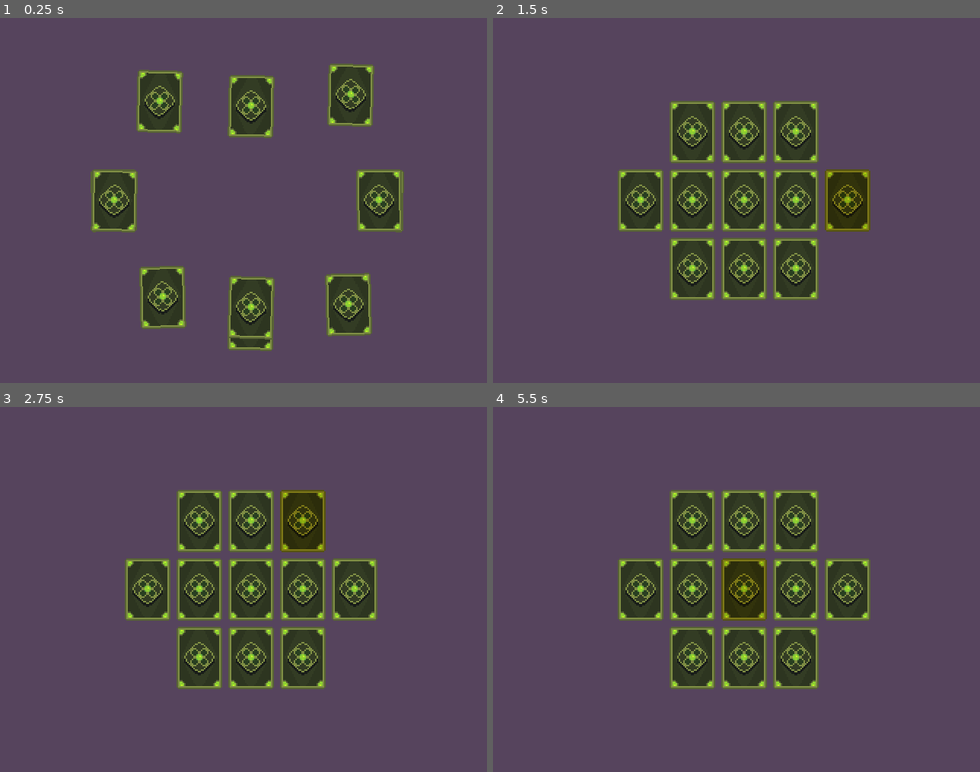
Above: before the commit, frames 1-4 (two rows, left to right).
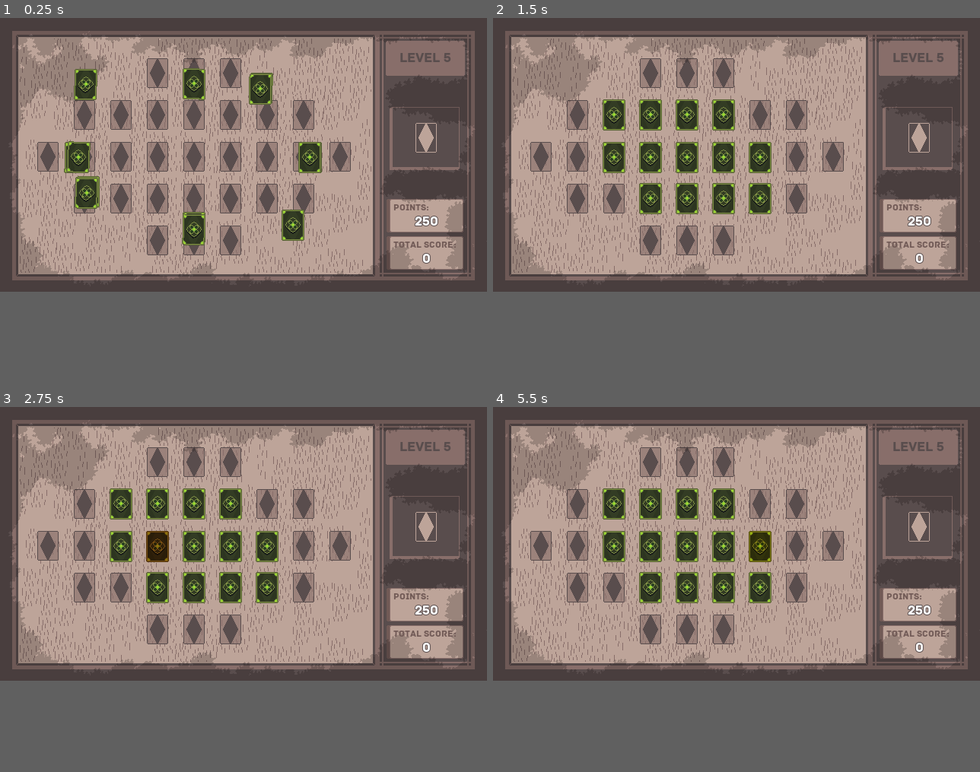
Above: after the commit, the same moments.

Repository: guilhermesgb/lonely-memory-game
Game: Godot game, scene res://Game.tscn
The game is run twice, just before and just after one commit, with the same random seed, the same clock (stepped at 60 frames per second) and the same inputs. Before the commit the project starts from res://Board.tscn.
Inputs (mouse positions are in pixels of both pictures, inside the frame that each line leads up to):
- Up to frame 1 (0.25 s): no input
- Up to frame 2 (1.5 s): move the mouse to (843, 182) at 0.52 s; click (843, 182) at 0.67 s; drag from (639, 218) to (712, 273) at 1.27 s
- Up to frame 3 (2.75 s): move the mouse to (292, 509) at 2.02 s; click (292, 509) at 2.17 s
- Up to frame 4 (5.5 s): tap Enter at 2.75, 5 s; drag from (712, 662) to (590, 534) at 2.77 s; move the mouse to (882, 644) at 3.52 s; click (882, 644) at 3.67 s; tap Space at 4.25 s; drag from (590, 534) to (663, 498) at 4.27 s; move the mouse to (760, 589) at 5.02 s; click (760, 589) at 5.17 s
In our replay, the window is 640x480 before the commit and 640x360 after it. These sizes can differ from the game's own. Grey fills any space a smaller window leaves; there, only what the larger window draws over its background counts as a difference.

The runs differ from the first frame. In frame 1, 68% of the frame differs, in the area x 0-100%, y 0-92%; in frame 2, 65%; in frame 3, 65%; in frame 4, 65%.

Commit message:
Add board background and initial HUD

Diff:
--- a/Board.gd
+++ b/Board.gd
@@ -19,7 +19,10 @@
 var cardSelectedForWin = null
 
 var earnablePoints = 0
-var earnedPeeks = 0
+
+var successiveNoPairRevealsCount = 0
+var earnedPeeksCount = 0
+
 var fullPassesCount = 0
 
 func _ready():
@@ -30,7 +33,10 @@
 	free_excess_cards()
 
 func calculate_earnable_points():
-	earnablePoints = 50 * CURRENT_LEVEL
+	earnablePoints = get_total_earnable_points()
+
+func get_total_earnable_points():
+	return 50 * CURRENT_LEVEL
 
 func occupy_excess_slots():
 	for slot in slots:
@@ -63,6 +69,7 @@
 	for card in cardsToSetup:
 		card.connect("select_for_reveal_updated", self, "_on_card_select_for_reveal_updated")
 		card.connect("select_for_win_updated", self, "_on_card_select_for_win_updated")
+		card.connect("tapped_while_blocked", self, "_on_card_tapped_while_blocked")
 		card.setup(self, rng)
 
 	cards = cardsToSetup
@@ -72,7 +79,7 @@
 	get_tree().reload_current_scene()
 
 func _draw():
-	draw_circle(Vector2.ZERO, 2000, Color("#56445d"))
+	draw_circle(Vector2.ZERO, 2000, Color("#493e3e"))
 
 func _on_slot_occupied():
 	occupiedSlotsCounter = occupiedSlotsCounter + 1
@@ -142,6 +149,8 @@
 			if not unblock_cards_for_selection():
 				win_with_remaining_card(remainingCards[0])
 
+	print("current state: charger=> " + String(successiveNoPairRevealsCount) + ", earned peeks=> " + String(earnedPeeksCount))
+
 func update_selected_cards_for_reveal(card, selected):
 	if selected:
 		cardsSelectedForReveal.append(card)
@@ -161,10 +170,19 @@
 	for card in selection:
 		card.set_revealed_as_pair()
 
+	successiveNoPairRevealsCount = 0
+
 func block_selected_cards(selection):
 	for card in selection:
 		card.set_blocked_for_selection()
 
+	successiveNoPairRevealsCount = successiveNoPairRevealsCount + 1
+
+	var existingPairsCount = (cards.size() - 1) / 2.0
+	if successiveNoPairRevealsCount == ceil(existingPairsCount / 2) and earnedPeeksCount < 3:
+		successiveNoPairRevealsCount = 0
+		earnedPeeksCount = earnedPeeksCount + 1
+
 func clear_selected_cards_for_reveal():
 	cardsSelectedForReveal.clear()
 
@@ -195,6 +213,7 @@
 			thereWereCardsToUnblock = true
 
 			fullPassesCount = fullPassesCount + 1
+			successiveNoPairRevealsCount = 0
 
 	return thereWereCardsToUnblock
 
@@ -211,13 +230,20 @@
 		elif selected and cards[cardIndex].is_selected_for_win():
 			cards[cardIndex].set_as_selectable(false)
 
+	print("x current state: charger=> " + String(successiveNoPairRevealsCount) + ", earned peeks=> " + String(earnedPeeksCount))
+
 func clear_selected_cards_for_win():
 	for card in cards:
 		if card.is_selected_for_win():
 			card.set_as_selectable(false)
 
 func punish_by_decreasing_earnable_points():
-	var totalEarnablePoints = 50 * CURRENT_LEVEL
+	var totalEarnablePoints = get_total_earnable_points()
 
 	earnablePoints = earnablePoints - (floor(totalEarnablePoints / cards.size()) * 2)
 	emit_signal("earnable_points_updated", earnablePoints)
+
+func _on_card_tapped_while_blocked(card):
+	if earnedPeeksCount > 0:
+		print("peeking at blocked card " + card.name)
+		earnedPeeksCount = earnedPeeksCount - 1
--- a/Board.tscn
+++ b/Board.tscn
@@ -1,217 +1,222 @@
-[gd_scene load_steps=4 format=2]
+[gd_scene load_steps=5 format=2]
 
 [ext_resource path="res://Card.tscn" type="PackedScene" id=1]
 [ext_resource path="res://Board.gd" type="Script" id=2]
 [ext_resource path="res://Slot.tscn" type="PackedScene" id=3]
+[ext_resource path="res://board.png" type="Texture" id=4]
 
 [node name="Board" type="Node2D"]
 script = ExtResource( 2 )
-CURRENT_LEVEL = 4
+CURRENT_LEVEL = 5
+
+[node name="Sprite" type="Sprite" parent="."]
+texture = ExtResource( 4 )
+centered = false
 
 [node name="Slot" parent="." instance=ExtResource( 3 )]
-position = Vector2( 164.908, 120.137 )
+position = Vector2( 254.84, 183.264 )
 MIN_LEVEL = 1
 
 [node name="Slot2" parent="." instance=ExtResource( 3 )]
-position = Vector2( 164.908, 165.137 )
+position = Vector2( 254.84, 237.264 )
 MIN_LEVEL = 1
 
 [node name="Slot3" parent="." instance=ExtResource( 3 )]
-position = Vector2( 164.908, 75.1367 )
+position = Vector2( 254.84, 127.264 )
 MIN_LEVEL = 1
 
 [node name="Slot4" parent="." instance=ExtResource( 3 )]
-position = Vector2( 130.908, 210.137 )
+position = Vector2( 206.84, 292.264 )
 MIN_LEVEL = 11
 
 [node name="Slot5" parent="." instance=ExtResource( 3 )]
-position = Vector2( 164.908, 210.137 )
+position = Vector2( 254.84, 292.264 )
 MIN_LEVEL = 7
 
 [node name="Slot6" parent="." instance=ExtResource( 3 )]
-position = Vector2( 164.908, 30.1367 )
+position = Vector2( 254.84, 72.2637 )
 MIN_LEVEL = 7
 
 [node name="Slot7" parent="." instance=ExtResource( 3 )]
-position = Vector2( 130.908, 75.1367 )
+position = Vector2( 206.84, 127.264 )
 MIN_LEVEL = 3
 
 [node name="Slot8" parent="." instance=ExtResource( 3 )]
-position = Vector2( 130.908, 120.137 )
+position = Vector2( 206.84, 183.264 )
 MIN_LEVEL = 1
 
 [node name="Slot9" parent="." instance=ExtResource( 3 )]
-position = Vector2( 232.908, 165.137 )
+position = Vector2( 350.84, 237.264 )
 MIN_LEVEL = 5
 
 [node name="Slot10" parent="." instance=ExtResource( 3 )]
-position = Vector2( 198.908, 165.137 )
+position = Vector2( 302.84, 237.264 )
 MIN_LEVEL = 3
 
 [node name="Slot11" parent="." instance=ExtResource( 3 )]
-position = Vector2( 62.908, 120.137 )
+position = Vector2( 110.84, 183.264 )
 MIN_LEVEL = 8
 
 [node name="Slot12" parent="." instance=ExtResource( 3 )]
-position = Vector2( 266.68, 165.137 )
+position = Vector2( 398.612, 237.264 )
 MIN_LEVEL = 9
 
 [node name="Slot13" parent="." instance=ExtResource( 3 )]
-position = Vector2( 28.908, 120.137 )
+position = Vector2( 62.84, 183.264 )
 MIN_LEVEL = 13
 
 [node name="Slot14" parent="." instance=ExtResource( 3 )]
-position = Vector2( 62.908, 165.137 )
+position = Vector2( 110.84, 237.264 )
 MIN_LEVEL = 12
 
 [node name="Slot15" parent="." instance=ExtResource( 3 )]
-position = Vector2( 232.908, 120.137 )
+position = Vector2( 350.84, 183.264 )
 MIN_LEVEL = 4
 
 [node name="Slot16" parent="." instance=ExtResource( 3 )]
-position = Vector2( 198.908, 210.137 )
+position = Vector2( 302.84, 292.264 )
 MIN_LEVEL = 10
 
 [node name="Slot17" parent="." instance=ExtResource( 3 )]
-position = Vector2( 300.68, 120.137 )
+position = Vector2( 446.382, 183.264 )
 MIN_LEVEL = 13
 
 [node name="Slot18" parent="." instance=ExtResource( 3 )]
-position = Vector2( 232.908, 75.1367 )
+position = Vector2( 350.84, 127.264 )
 MIN_LEVEL = 6
 
 [node name="Slot19" parent="." instance=ExtResource( 3 )]
-position = Vector2( 198.908, 120.137 )
+position = Vector2( 302.84, 183.264 )
 MIN_LEVEL = 1
 
 [node name="Slot20" parent="." instance=ExtResource( 3 )]
-position = Vector2( 198.908, 75.1367 )
+position = Vector2( 302.84, 127.264 )
 MIN_LEVEL = 2
 
 [node name="Slot21" parent="." instance=ExtResource( 3 )]
-position = Vector2( 266.68, 120.137 )
+position = Vector2( 398.612, 183.264 )
 MIN_LEVEL = 8
 
 [node name="Slot22" parent="." instance=ExtResource( 3 )]
-position = Vector2( 130.908, 165.137 )
+position = Vector2( 206.84, 237.264 )
 MIN_LEVEL = 2
 
 [node name="Slot23" parent="." instance=ExtResource( 3 )]
-position = Vector2( 96.9081, 75.1367 )
+position = Vector2( 158.84, 127.264 )
 MIN_LEVEL = 5
 
 [node name="Slot24" parent="." instance=ExtResource( 3 )]
-position = Vector2( 198.908, 30.1367 )
+position = Vector2( 302.84, 72.2637 )
 MIN_LEVEL = 11
 
 [node name="Slot25" parent="." instance=ExtResource( 3 )]
-position = Vector2( 130.908, 30.1367 )
+position = Vector2( 206.84, 72.2637 )
 MIN_LEVEL = 10
 
 [node name="Slot26" parent="." instance=ExtResource( 3 )]
-position = Vector2( 96.9081, 120.137 )
+position = Vector2( 158.84, 183.264 )
 MIN_LEVEL = 4
 
 [node name="Slot27" parent="." instance=ExtResource( 3 )]
-position = Vector2( 62.908, 75.137 )
+position = Vector2( 110.84, 127.264 )
 MIN_LEVEL = 9
 
 [node name="Slot28" parent="." instance=ExtResource( 3 )]
-position = Vector2( 266.68, 75.137 )
+position = Vector2( 398.612, 127.264 )
 MIN_LEVEL = 12
 
 [node name="Slot29" parent="." instance=ExtResource( 3 )]
-position = Vector2( 96.9081, 165.137 )
+position = Vector2( 158.84, 237.264 )
 MIN_LEVEL = 6
 
 [node name="Card" parent="." instance=ExtResource( 1 )]
-position = Vector2( 166.097, -120 )
+position = Vector2( 254.84, -120 )
 
 [node name="Card2" parent="." instance=ExtResource( 1 )]
-position = Vector2( 450.817, 120.137 )
+position = Vector2( 712.966, 183.264 )
 
 [node name="Card3" parent="." instance=ExtResource( 1 )]
-position = Vector2( 164.908, 360.274 )
+position = Vector2( 254.84, 484.528 )
 
 [node name="Card4" parent="." instance=ExtResource( 1 )]
-position = Vector2( -121.229, 120.137 )
+position = Vector2( -203.744, 183.264 )
 
 [node name="Card5" parent="." instance=ExtResource( 1 )]
-position = Vector2( 450.817, -120 )
+position = Vector2( 590.876, -120 )
 
 [node name="Card6" parent="." instance=ExtResource( 1 )]
-position = Vector2( -121.229, 360.274 )
+position = Vector2( -129.424, 484.528 )
 
 [node name="Card7" parent="." instance=ExtResource( 1 )]
-position = Vector2( -121.229, -120 )
+position = Vector2( -129.424, -120 )
 
 [node name="Card8" parent="." instance=ExtResource( 1 )]
-position = Vector2( 450.817, 360.274 )
+position = Vector2( 590.876, 484.528 )
 
 [node name="Card9" parent="." instance=ExtResource( 1 )]
-position = Vector2( 166.097, -120 )
+position = Vector2( 254.84, -120 )
 
 [node name="Card10" parent="." instance=ExtResource( 1 )]
-position = Vector2( 450.817, 120.137 )
+position = Vector2( 712.966, 183.264 )
 
 [node name="Card11" parent="." instance=ExtResource( 1 )]
-position = Vector2( 164.908, 360.274 )
+position = Vector2( 254.84, 484.528 )
 
 [node name="Card12" parent="." instance=ExtResource( 1 )]
-position = Vector2( -121.229, 120.137 )
+position = Vector2( -203.744, 183.264 )
 
 [node name="Card13" parent="." instance=ExtResource( 1 )]
-position = Vector2( 450.817, -120 )
+position = Vector2( 590.876, -120 )
 
 [node name="Card14" parent="." instance=ExtResource( 1 )]
-position = Vector2( -121.229, 360.274 )
+position = Vector2( -129.424, 484.528 )
 
 [node name="Card15" parent="." instance=ExtResource( 1 )]
-position = Vector2( -121.229, -120 )
+position = Vector2( -129.424, -120 )
 
 [node name="Card16" parent="." instance=ExtResource( 1 )]
-position = Vector2( 450.817, 360.274 )
+position = Vector2( 590.876, 484.528 )
 
 [node name="Card17" parent="." instance=ExtResource( 1 )]
-position = Vector2( 166.097, -120 )
+position = Vector2( 254.84, -120 )
 
 [node name="Card18" parent="." instance=ExtResource( 1 )]
-position = Vector2( 450.817, 120.137 )
+position = Vector2( 712.966, 183.264 )
 
 [node name="Card19" parent="." instance=ExtResource( 1 )]
-position = Vector2( 164.908, 360.274 )
+position = Vector2( 254.84, 484.528 )
 
 [node name="Card20" parent="." instance=ExtResource( 1 )]
-position = Vector2( -121.229, 120.137 )
+position = Vector2( -203.744, 183.264 )
 
 [node name="Card21" parent="." instance=ExtResource( 1 )]
-position = Vector2( 450.817, -120 )
+position = Vector2( 590.876, -120 )
 
 [node name="Card22" parent="." instance=ExtResource( 1 )]
-position = Vector2( -121.229, 360.274 )
+position = Vector2( -129.424, 484.528 )
 
 [node name="Card23" parent="." instance=ExtResource( 1 )]
-position = Vector2( -121.229, -120 )
+position = Vector2( -129.424, -120 )
 
 [node name="Card24" parent="." instance=ExtResource( 1 )]
-position = Vector2( 450.817, 360.274 )
+position = Vector2( 590.876, 484.528 )
 
 [node name="Card25" parent="." instance=ExtResource( 1 )]
-position = Vector2( 166.097, -120 )
+position = Vector2( 254.84, -120 )
 
 [node name="Card26" parent="." instance=ExtResource( 1 )]
-position = Vector2( 450.817, 120.137 )
+position = Vector2( 712.966, 183.264 )
 
 [node name="Card27" parent="." instance=ExtResource( 1 )]
-position = Vector2( 164.908, 360.274 )
+position = Vector2( 254.84, 484.528 )
 
 [node name="Card28" parent="." instance=ExtResource( 1 )]
-position = Vector2( -121.229, 120.137 )
+position = Vector2( -203.744, 183.264 )
 
 [node name="Card29" parent="." instance=ExtResource( 1 )]
-position = Vector2( 450.817, -120 )
+position = Vector2( 590.876, -120 )
 
 [node name="Timer" type="Timer" parent="."]
-wait_time = 60.0
+wait_time = 100.0
 one_shot = true
 [connection signal="timeout" from="Timer" to="." method="_on_Timer_timeout"]
--- a/Card.gd
+++ b/Card.gd
@@ -14,6 +14,7 @@
 signal card_destroyed(name)
 signal select_for_reveal_updated(card, selected)
 signal select_for_win_updated(card, selected)
+signal tapped_while_blocked(card)
 
 onready var noise = OpenSimplexNoise.new()
 
@@ -116,7 +117,7 @@
 
 	elif currentState == CardState.BLOCKED_FOR_SELECTION:
 		sprite.modulate = Color("#C7B074")
-		touchInputDetector.disable()
+		touchInputDetector.enable(false)
 
 	elif currentState == CardState.SELECTED_FOR_WIN:
 		sprite.modulate = Color("#EE8A44")
@@ -183,7 +184,7 @@
 	if targetSlot == null:
 		return
 
-	set_position(lerp(global_position, targetSlot.global_position, rng.randf_range(0.8, 16) * delta))
+	set_position(lerp(global_position, targetSlot.global_position, rng.randf_range(6, 8) * delta))
 	set_rotation(lerp_angle(rotation, 0, rng.randf_range(0.8, 8) * delta))
 
 	if is_close_enough_to_target_slot():
@@ -197,20 +198,24 @@
 	set_z_index(2)
 
 func _on_TouchInputDetector_dragged():
-	print("DRAG - " + name + "(" + String(assignedType) + ")")
 	if isLockedToSlot:
 		targetSlot.deoccupy()
 		set_z_index(1)
 	find_nearest_unoccupied_slot()
 
 func _on_TouchInputDetector_tapped():
-	print("TAP - " + name + "(" + String(assignedType) + ")")
-	if currentState == CardState.SELECTED_FOR_WIN or currentState == CardState.SELECTED_FOR_REVEAL:
+	if currentState == CardState.BLOCKED_FOR_SELECTION:
+		emit_signal("tapped_while_blocked", self)
+
+	elif currentState == CardState.SELECTED_FOR_WIN or currentState == CardState.SELECTED_FOR_REVEAL:
 		do_set_state(CardState.SELECTABLE, true)
 
 	elif currentState == CardState.SELECTABLE:
 		do_set_state(CardState.SELECTED_FOR_REVEAL, true)
 
 func _on_TouchInputDetector_long_pressed():
-	print("LONG_PRESS - " + name + "(" + String(assignedType) + ")")
+	if currentState == CardState.BLOCKED_FOR_SELECTION:
+		emit_signal("tapped_while_blocked", self)
+		return
+
 	do_set_state(CardState.SELECTED_FOR_WIN, true)
--- /dev/null
+++ b/Game.gd
@@ -0,0 +1,13 @@
+extends Node2D
+
+onready var levelCount = $GuidelineRight/LevelContainer/LevelLabel
+onready var earnablePoints = $GuidelineRight/PointsLabel/PointsContainer/Points
+onready var totalScore = $GuidelineRight/TotalScoreLabel/TotalScoreContainer/TotalScore
+onready var board = $Board
+
+func _ready():
+	levelCount.text = "Level " + String(board.CURRENT_LEVEL)
+	earnablePoints.text = String(board.get_total_earnable_points())
+
+func _on_Board_earnable_points_updated(points):
+	earnablePoints.text = String(points)
--- /dev/null
+++ b/Game.tscn
@@ -0,0 +1,107 @@
+[gd_scene load_steps=7 format=2]
+
+[ext_resource path="res://Board.tscn" type="PackedScene" id=1]
+[ext_resource path="res://archive-regular.ttf" type="DynamicFontData" id=2]
+[ext_resource path="res://Game.gd" type="Script" id=3]
+
+[sub_resource type="DynamicFont" id=2]
+size = 12
+font_data = ExtResource( 2 )
+
+[sub_resource type="DynamicFont" id=3]
+size = 18
+outline_size = 1
+outline_color = Color( 0.34902, 0.301961, 0.301961, 1 )
+font_data = ExtResource( 2 )
+
+[sub_resource type="DynamicFont" id=1]
+size = 18
+font_data = ExtResource( 2 )
+
+[node name="Game" type="Node2D"]
+script = ExtResource( 3 )
+
+[node name="Board" parent="." instance=ExtResource( 1 )]
+CURRENT_LEVEL = 5
+
+[node name="GuidelineRight" type="Position2D" parent="."]
+position = Vector2( 558.851, 0 )
+
+[node name="PointsLabel" type="Label" parent="GuidelineRight"]
+margin_left = -42.1017
+margin_top = 241.096
+margin_right = 4.89825
+margin_bottom = 257.096
+custom_fonts/font = SubResource( 2 )
+custom_colors/font_color = Color( 0.443137, 0.352941, 0.337255, 1 )
+text = "POINTS:"
+__meta__ = {
+"_edit_use_anchors_": false
+}
+
+[node name="PointsContainer" type="CenterContainer" parent="GuidelineRight/PointsLabel"]
+margin_left = -4.0
+margin_top = 15.0
+margin_right = 91.0
+margin_bottom = 39.0
+__meta__ = {
+"_edit_use_anchors_": false
+}
+
+[node name="Points" type="Label" parent="GuidelineRight/PointsLabel/PointsContainer"]
+margin_left = 42.0
+margin_right = 53.0
+margin_bottom = 23.0
+custom_fonts/font = SubResource( 3 )
+text = "0"
+
+[node name="TotalScoreLabel" type="Label" parent="GuidelineRight"]
+margin_left = -42.1017
+margin_top = 290.096
+margin_right = 40.8983
+margin_bottom = 306.096
+custom_fonts/font = SubResource( 2 )
+custom_colors/font_color = Color( 0.443137, 0.352941, 0.337255, 1 )
+text = "TOTAL SCORE:"
+__meta__ = {
+"_edit_use_anchors_": false
+}
+
+[node name="TotalScoreContainer" type="CenterContainer" parent="GuidelineRight/TotalScoreLabel"]
+margin_left = -4.0
+margin_top = 15.0
+margin_right = 91.0
+margin_bottom = 40.0
+__meta__ = {
+"_edit_use_anchors_": false
+}
+
+[node name="TotalScore" type="Label" parent="GuidelineRight/TotalScoreLabel/TotalScoreContainer"]
+margin_left = 42.0
+margin_right = 53.0
+margin_bottom = 49.0
+custom_fonts/font = SubResource( 3 )
+text = "0
+"
+
+[node name="LevelContainer" type="CenterContainer" parent="GuidelineRight"]
+margin_left = -52.0
+margin_top = 30.0
+margin_right = 52.0
+margin_bottom = 76.0
+__meta__ = {
+"_edit_use_anchors_": false
+}
+
+[node name="LevelLabel" type="Label" parent="GuidelineRight/LevelContainer"]
+margin_left = 18.0
+margin_top = 11.0
+margin_right = 85.0
+margin_bottom = 34.0
+custom_fonts/font = SubResource( 1 )
+custom_colors/font_color = Color( 0.34902, 0.301961, 0.301961, 1 )
+text = "LEVEL 1"
+__meta__ = {
+"_edit_use_anchors_": false
+}
+[connection signal="earnable_points_updated" from="Board" to="." method="_on_Board_earnable_points_updated"]
--- a/project.godot
+++ b/project.godot
@@ -16,13 +16,13 @@
 [application]
 
 config/name="lonely-memory-game"
-run/main_scene="res://Board.tscn"
+run/main_scene="res://Game.tscn"
 config/icon="res://icon.png"
 
 [display]
 
-window/size/width=320
-window/size/height=240
+window/size/width=640
+window/size/height=360
 window/stretch/mode="2d"
 window/stretch/aspect="expand"
 
Binary file added: archive-regular.ttf
Binary file added: board.png
Not shown, added: board.png.import
Binary file added: card_flipping_back.png
Not shown, added: card_flipping_back.png.import
Binary file added: card_flipping_front.png
Not shown, added: card_flipping_front.png.import
Binary file added: dust.png
Not shown, added: dust.png.import
